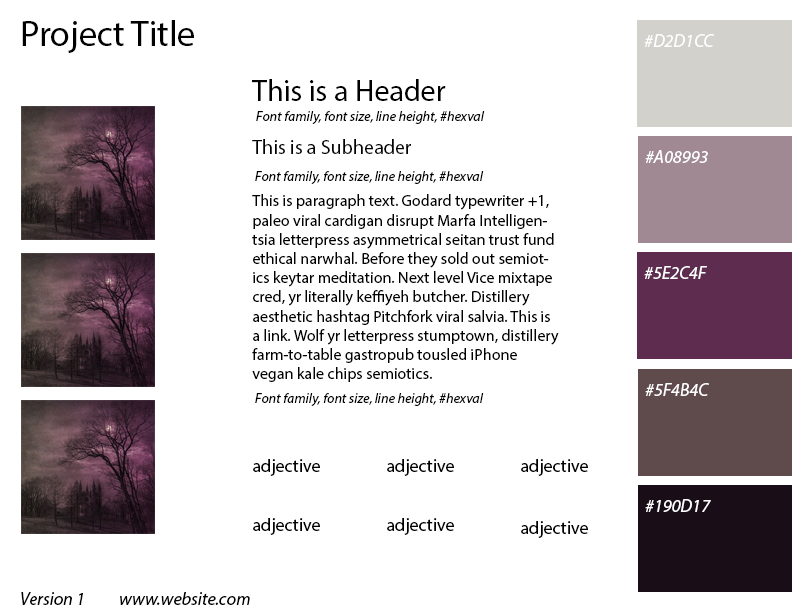
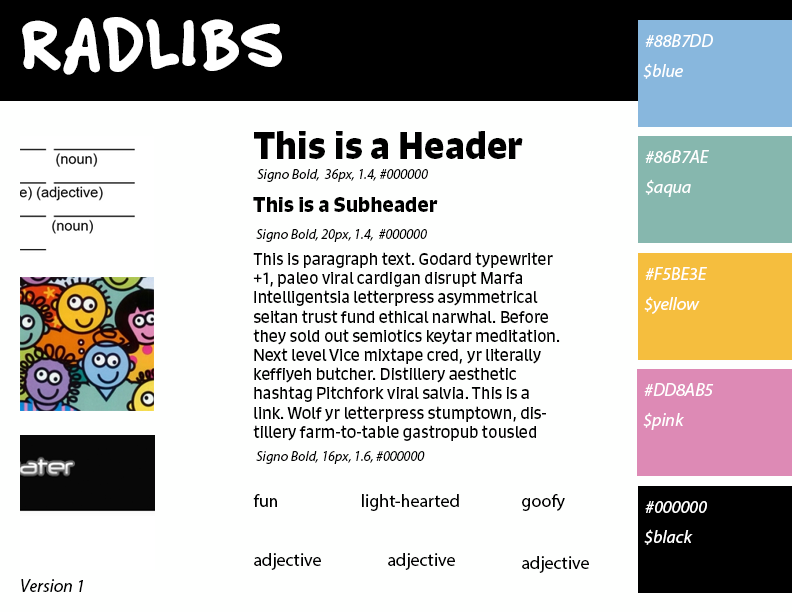
Two versions of the same layered image (792 x 612). Layer-by-layer changes:
moved "Colors" into group "Titles" over [637, 20, 792, 593]
added group "Color 1" (1st of 2, in "Titles" › "Colors") with 3 layers in group "Colors" over [638, 486, 792, 593]
renamed "#D2D1CC" to "#000000", moved it into group "Color 1", painted on it over [644, 34, 715, 513]
moved "Color 1" (2nd of 2, in "Titles" › "Colors" › "Color 1") into group "Color 1", painted on it over [637, 20, 792, 593]
added group "Color 2" (1st of 2, in "Titles" › "Colors") with 3 layers in group "Colors" over [638, 20, 792, 127]
moved "Color 2" (2nd of 2, in "Titles" › "Colors" › "Color 2") into group "Color 2", painted on it over [638, 20, 792, 243]
added group "Color 3" (1st of 2, in "Titles" › "Colors") with 3 layers in group "Colors" over [638, 136, 792, 243]
moved "Color 3" (2nd of 2, in "Titles" › "Colors" › "Color 3") into group "Color 3", painted on it over [637, 136, 792, 359]
added group "Color 4" (1st of 2, in "Titles" › "Colors") with 3 layers in group "Colors" over [638, 253, 792, 360]
moved "Color 4" (2nd of 2, in "Titles" › "Colors" › "Color 4") into group "Color 4", painted on it over [638, 253, 792, 476]
added group "Color 5" (1st of 2, in "Titles" › "Colors") with 3 layers in group "Colors" over [637, 369, 792, 476]
moved "Color 5" (2nd of 2, in "Titles" › "Colors" › "Color 5") into group "Color 5", painted on it over [637, 369, 792, 592]
added layer "Header" in group "Titles" over [0, 0, 792, 101]
removed layer "Visual Element 1" from group "Visual Elements" over [21, 106, 155, 240]
painted on "Visual Element 2" over [20, 253, 155, 411]
painted on "Visual Element 3" over [20, 136, 155, 534]
painted on "This is a Header" over [252, 79, 523, 159]
painted on "This is paragraph text. Godard typewriter +1, paleo viral cardi" over [252, 194, 560, 441]
…and 23 more changes (6 added, 4 moved_by, 12 painted, 1 removed, 8 renamed, 4 stack)
